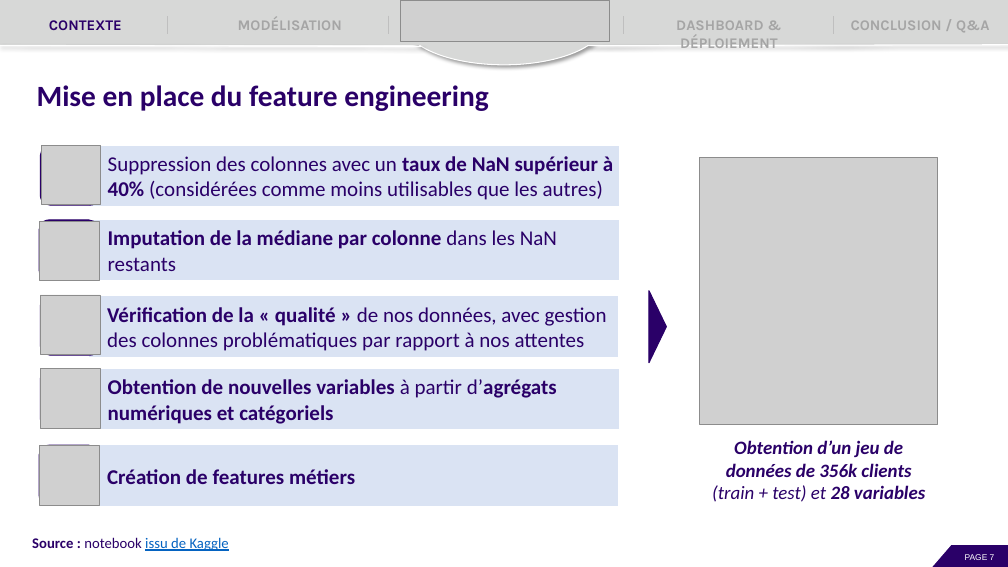
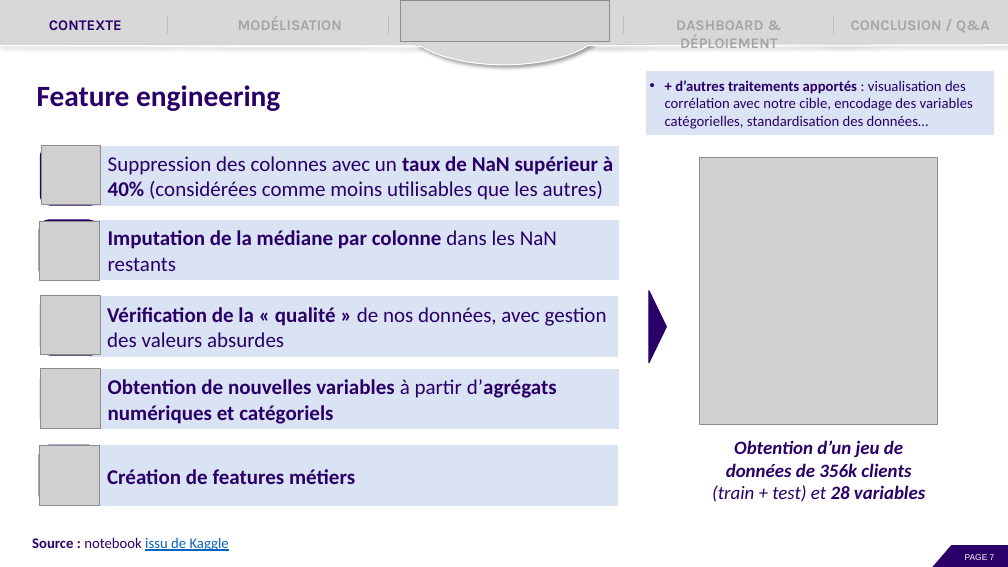
Before and after one commit to EtudiantOC2/implement_scoring_model_v2, a slide deck: slide 7 of evaluation/P7_Presentation.pptx. Drawn at 1008x567 pixels with LibreOffice and Linux fonts; fonts in the diff are those of the drawing; grey boxes stand for pictures. Boxes give left, top, right and bottom in pixels: in the first picture for what was removed or moved away, otherwise in the second. Text is boxed around its words. In the diff, an @@ line names an element or a change of style, - is before the commit and + after.

```diff
--- a/evaluation/P7_Presentation.pptx
+++ b/evaluation/P7_Presentation.pptx
@@ text at (37, 85, 280, 111): text changed @@
-Mise en place du feature engineering
+Feature engineering
@@ rectangle added at (647, 71, 994, 135), fill #DAE3F3, outline #DAE3F3 1 pt, 14 pt, text #2A0068 @@
+• + d’autres traitements apportés : visualisation des corrélation avec notre cible, encodage des variables catégorielles, standardisation des données…
@@ text in rectangle at (107, 307, 607, 347): text changed @@
-• Vérification de la « qualité » de nos données, avec gestion des colonnes problématiques par rapport à nos attentes
+• Vérification de la « qualité » de nos données, avec gestion des valeurs absurdes
```
Also in this commit, not shown: 9 other slides changed, 5 slides added, 2 other files.
